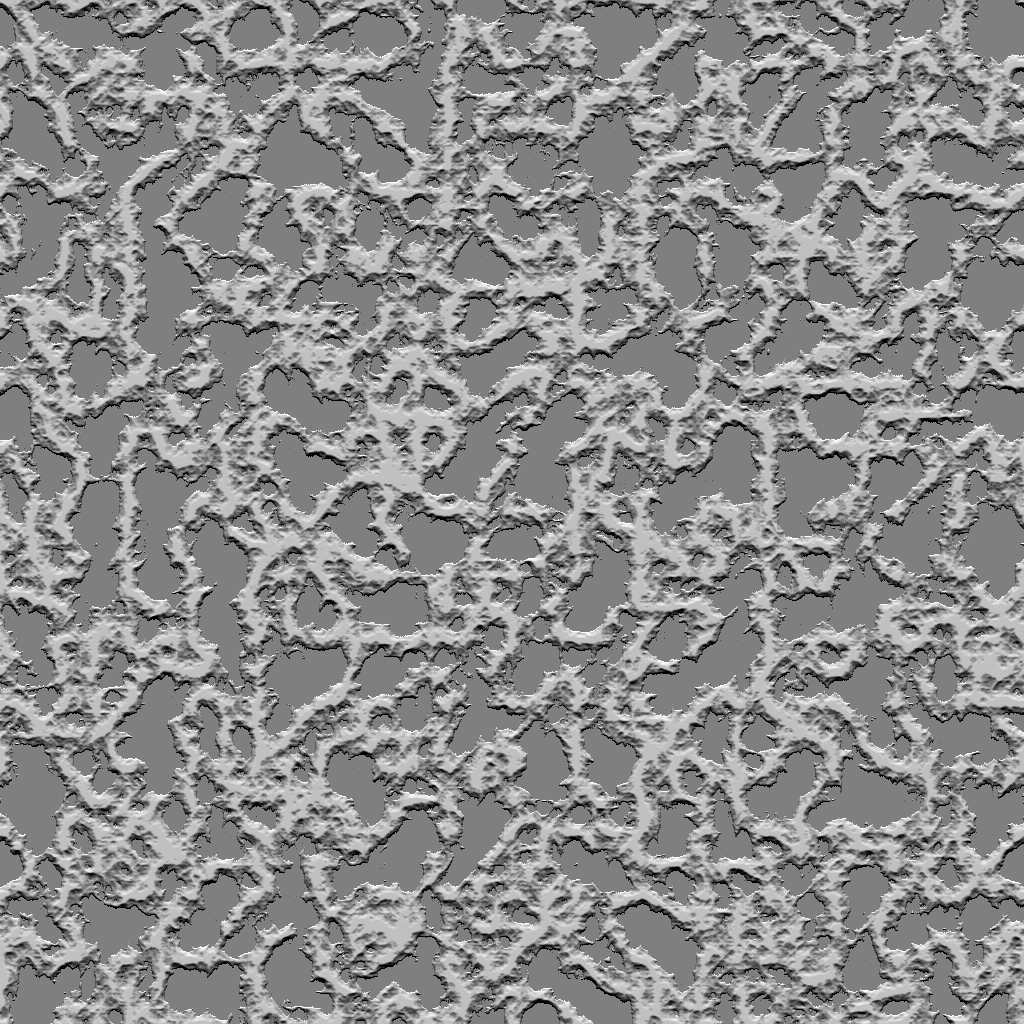
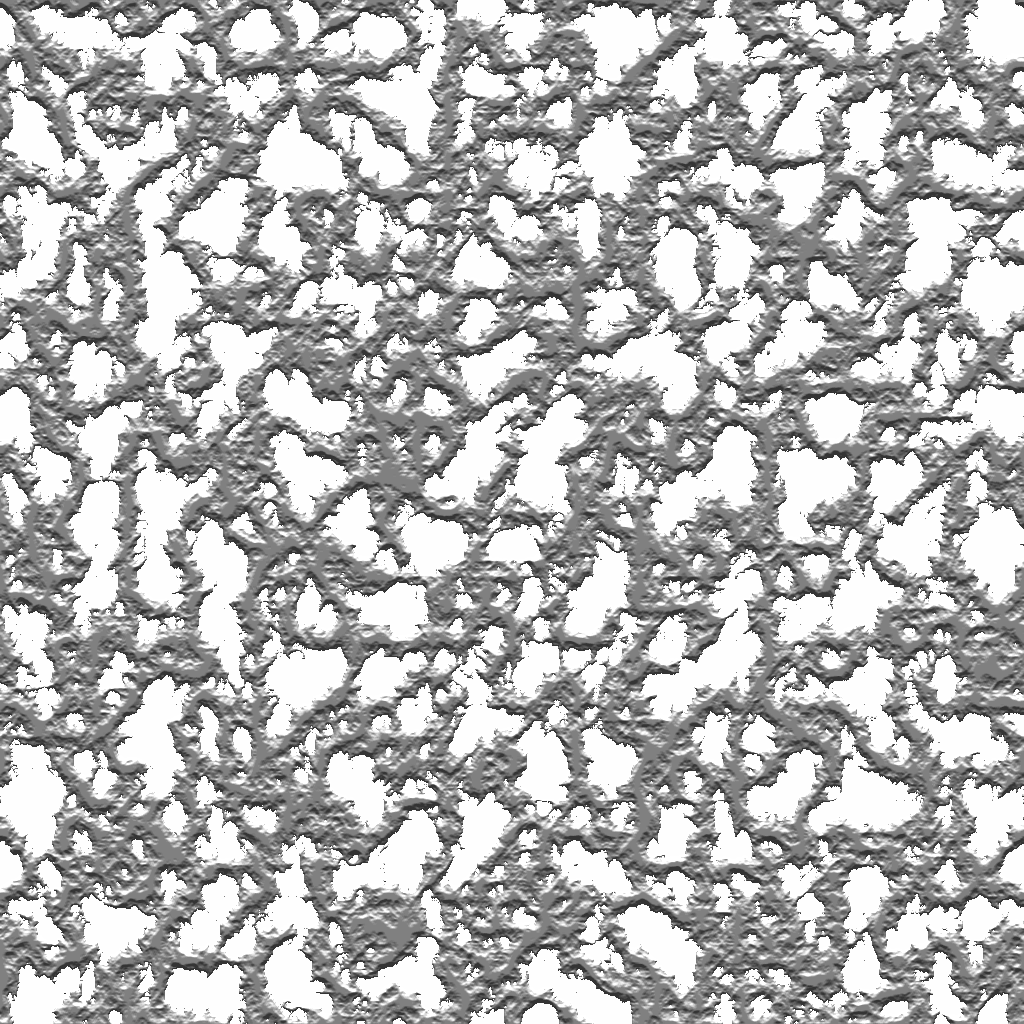
Revision of a layered 1024×1024 image; what changed, layer by layer:
hid "Background copy" over left=0, top=0, right=1024, bottom=1024
added layer "Background copy #2" above "Background copy #1" over left=0, top=0, right=1024, bottom=1024
hid "Background copy #1" over left=0, top=0, right=1024, bottom=1024
